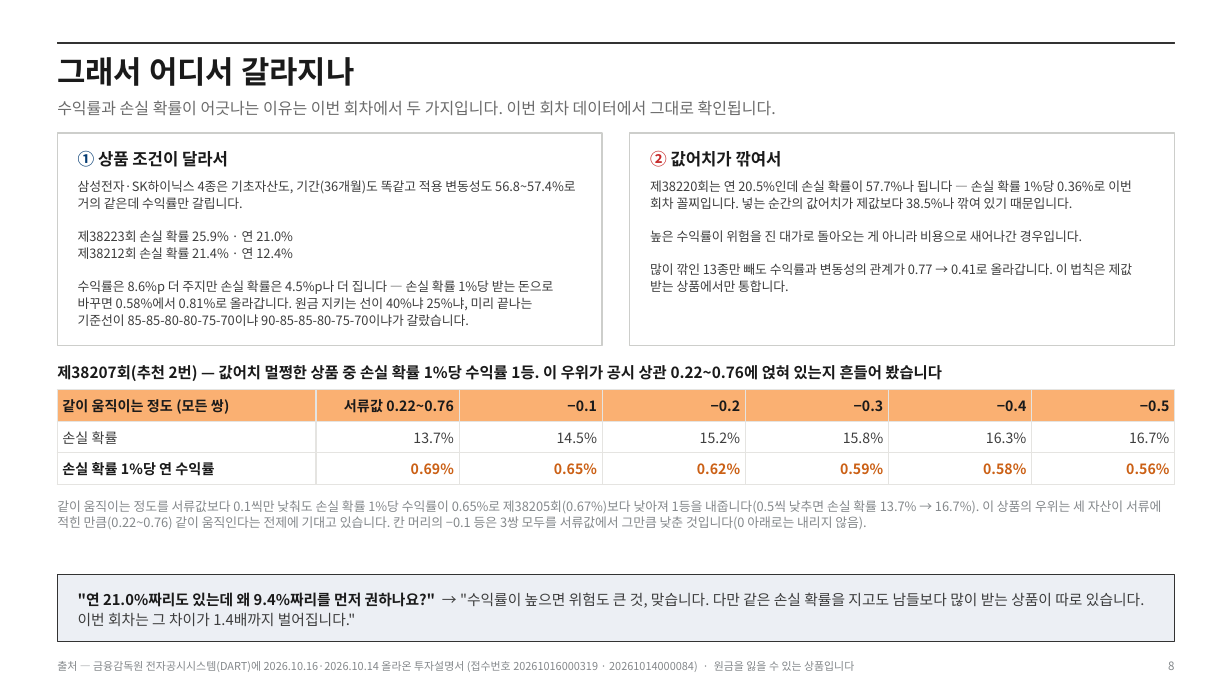
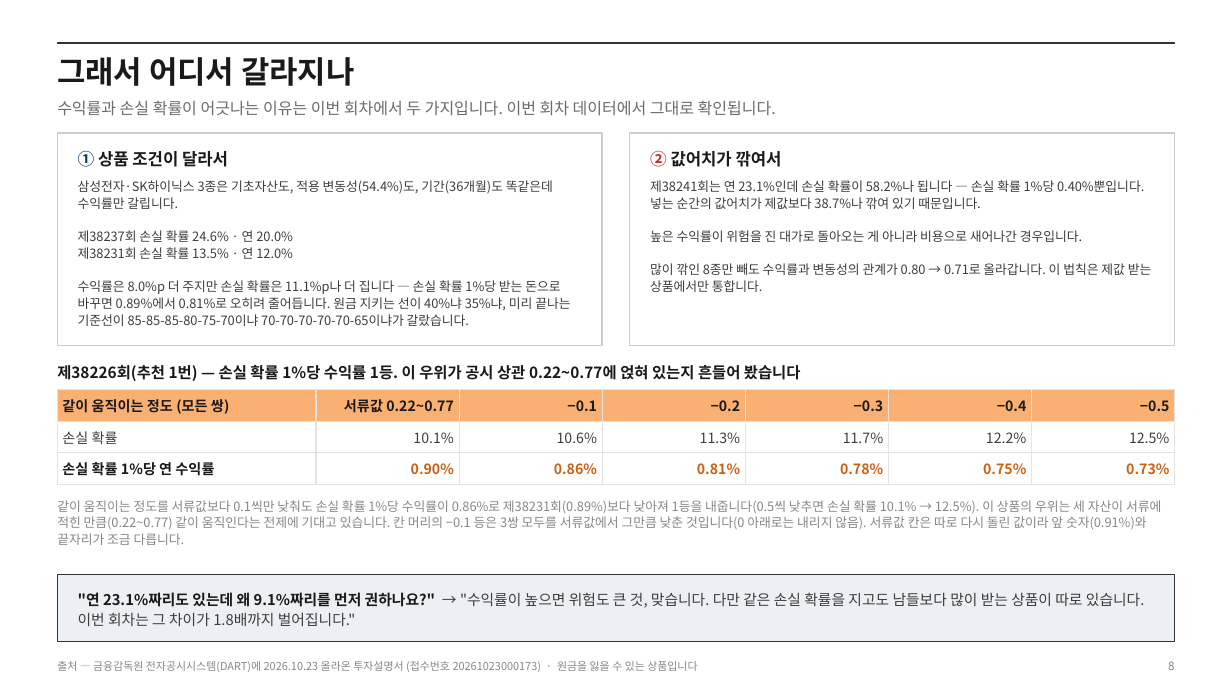
Before and after one commit to hanaroline/work_1, a slide deck: slide 8 of els-analysis-deck.pptx. Drawn at 1232x693 pixels with LibreOffice and Linux fonts; fonts in the diff are those of the drawing. Boxes give left, top, right and bottom in pixels: in the first picture for what was removed or moved away, otherwise in the second. Text is boxed around its words. In the diff, an @@ line names an element or a change of style, - is before the commit and + after.

```diff
--- a/els-analysis-deck.pptx
+++ b/els-analysis-deck.pptx
@@ text at bbox=[78, 180, 570, 326]: text changed @@
-삼성전자·SK하이닉스 4종은 기초자산도, 기간(36개월)도 똑같고 적용 변동성도 56.8~57.4%로 거의 같은데 수익률만 갈립니다.
-제38223회 손실 확률 25.9% · 연 21.0%
-제38212회 손실 확률 21.4% · 연 12.4%
-수익률은 8.6%p 더 주지만 손실 확률은 4.5%p나 더 집니다 — 손실 확률 1%당 받는 돈으로 바꾸면 0.58%에서 0.81%로 올라갑니다. 원금 지키는 선이 40%냐 25%냐, 미리 끝나는 기준선이 85-85-80-80-75-70이냐 90-85-85-80-75-70이냐가 갈랐습니다.
+삼성전자·SK하이닉스 3종은 기초자산도, 적용 변동성(54.4%)도, 기간(36개월)도 똑같은데 수익률만 갈립니다.
+제38237회 손실 확률 24.6% · 연 20.0%
+제38231회 손실 확률 13.5% · 연 12.0%
+수익률은 8.0%p 더 주지만 손실 확률은 11.1%p나 더 집니다 — 손실 확률 1%당 받는 돈으로 바꾸면 0.89%에서 0.81%로 오히려 줄어듭니다. 원금 지키는 선이 40%냐 35%냐, 미리 끝나는 기준선이 85-85-85-80-75-70이냐 70-70-70-70-70-65이냐가 갈랐습니다.
@@ text at bbox=[650, 180, 1144, 209]: text changed @@
-제38220회는 연 20.5%인데 손실 확률이 57.7%나 됩니다 — 손실 확률 1%당 0.36%로 이번 회차 꼴찌입니다. 넣는 순간의 값어치가 제값보다 38.5%나 깎여 있기 때문입니다.
+제38241회는 연 23.1%인데 손실 확률이 58.2%나 됩니다 — 손실 확률 1%당 0.40%뿐입니다. 넣는 순간의 값어치가 제값보다 38.7%나 깎여 있기 때문입니다.
@@ text at bbox=[650, 263, 1152, 292]: text changed @@
-많이 깎인 13종만 빼도 수익률과 변동성의 관계가 0.77 → 0.41로 올라갑니다. 이 법칙은 제값 받는 상품에서만 통합니다.
+많이 깎인 8종만 빼도 수익률과 변동성의 관계가 0.80 → 0.71로 올라갑니다. 이 법칙은 제값 받는 상품에서만 통합니다.
@@ text at bbox=[57, 363, 801, 383]: text changed @@
-제38207회(추천 2번) — 값어치 멀쩡한 상품 중 손실 확률 1%당 수익률 1등. 이 우위가 공시 상관 0.22~0.76에 얹혀 있는지 흔들어 봤습니다
+제38226회(추천 1번) — 손실 확률 1%당 수익률 1등. 이 우위가 공시 상관 0.22~0.77에 얹혀 있는지 흔들어 봤습니다
@@ table at bbox=[57, 390, 1176, 482] @@
-row 1, column 2: 서류값 0.22~0.76
+row 1, column 2: 서류값 0.22~0.77
-row 2: 손실 확률 | 13.7% | 14.5% | 15.2% | 15.8% | 16.3% | 16.7%
+row 2: 손실 확률 | 10.1% | 10.6% | 11.3% | 11.7% | 12.2% | 12.5%
-row 3: 손실 확률 1%당 연 수익률 | 0.69% | 0.65% | 0.62% | 0.59% | 0.58% | 0.56%
+row 3: 손실 확률 1%당 연 수익률 | 0.90% | 0.86% | 0.81% | 0.78% | 0.75% | 0.73%
@@ text at bbox=[57, 500, 1161, 545]: text changed @@
-같이 움직이는 정도를 서류값보다 0.1씩만 낮춰도 손실 확률 1%당 수익률이 0.65%로 제38205회(0.67%)보다 낮아져 1등을 내줍니다(0.5씩 낮추면 손실 확률 13.7% → 16.7%). 이 상품의 우위는 세 자산이 서류에 적힌 만큼(0.22~0.76) 같이 움직인다는 전제에 기대고 있습니다. 칸 머리의 −0.1 등은 3쌍 모두를 서류값에서 그만큼 낮춘 것입니다(0 아래로는 내리지 않음).
+같이 움직이는 정도를 서류값보다 0.1씩만 낮춰도 손실 확률 1%당 수익률이 0.86%로 제38231회(0.89%)보다 낮아져 1등을 내줍니다(0.5씩 낮추면 손실 확률 10.1% → 12.5%). 이 상품의 우위는 세 자산이 서류에 적힌 만큼(0.22~0.77) 같이 움직인다는 전제에 기대고 있습니다. 칸 머리의 −0.1 등은 3쌍 모두를 서류값에서 그만큼 낮춘 것입니다(0 아래로는 내리지 않음). 서류값 칸은 따로 다시 돌린 값이라 앞 숫자(0.91%)와 끝자리가 조금 다릅니다.
@@ text at bbox=[78, 592, 1145, 626]: text changed @@
-"연 21.0%짜리도 있는데 왜 9.4%짜리를 먼저 권하나요?" → "수익률이 높으면 위험도 큰 것, 맞습니다. 다만 같은 손실 확률을 지고도 남들보다 많이 받는 상품이 따로 있습니다. 이번 회차는 그 차이가 1.4배까지 벌어집니다."
+"연 23.1%짜리도 있는데 왜 9.1%짜리를 먼저 권하나요?" → "수익률이 높으면 위험도 큰 것, 맞습니다. 다만 같은 손실 확률을 지고도 남들보다 많이 받는 상품이 따로 있습니다. 이번 회차는 그 차이가 1.8배까지 벌어집니다."
@@ text at bbox=[57, 661, 697, 672]: text changed @@
-출처 — 금융감독원 전자공시시스템(DART)에 2026.10.16·2026.10.14 올라온 투자설명서 (접수번호 20261016000319 · 20261014000084) · 원금을 잃을 수 있는 상품입니다
+출처 — 금융감독원 전자공시시스템(DART)에 2026.10.23 올라온 투자설명서 (접수번호 20261023000173) · 원금을 잃을 수 있는 상품입니다
```
Also in this commit, not shown: 15 other slides changed, 23 other files.
